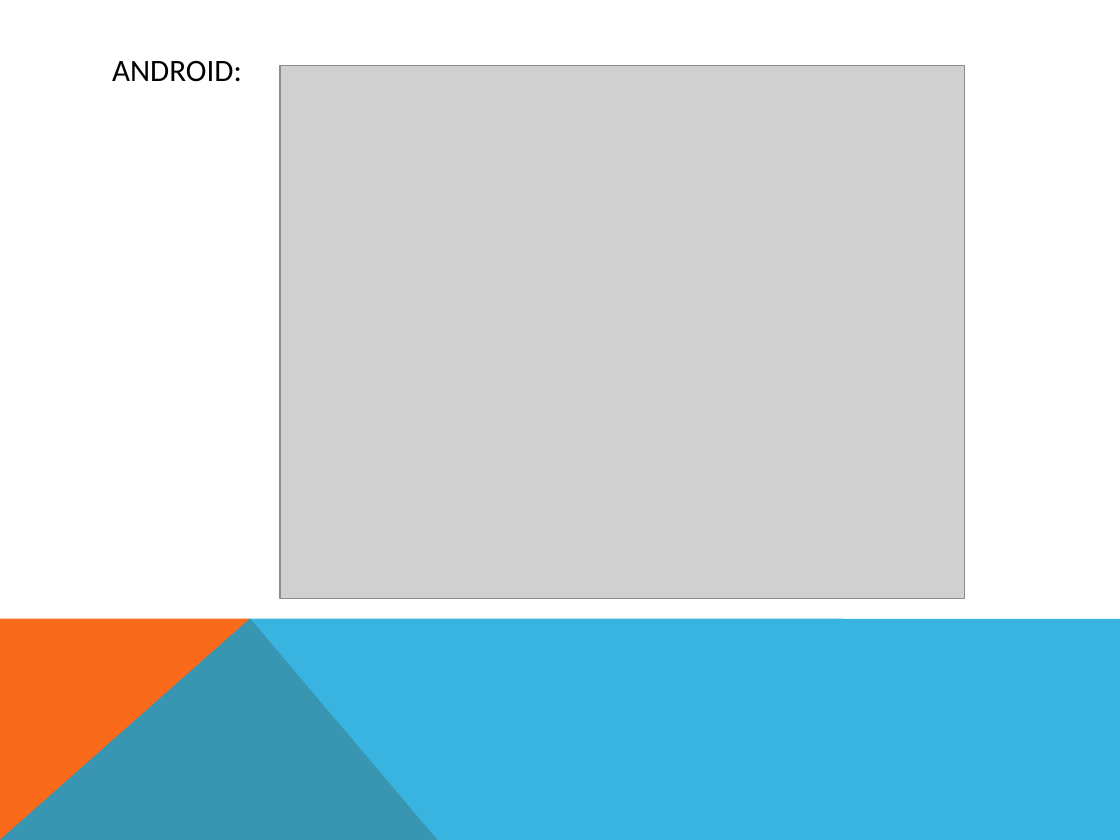
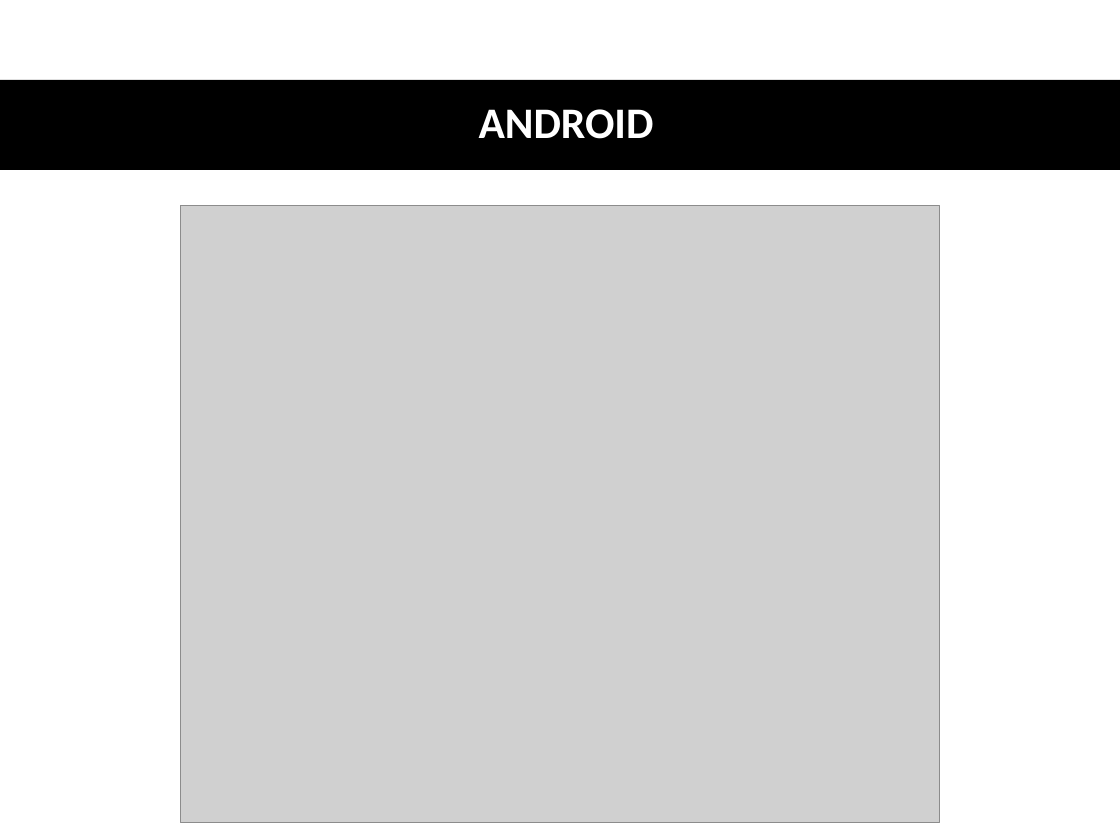
Before and after one commit to LuanPham97/NhapMonCNPM, a slide deck: slide 12 of Documents/Mockup Documents/Mockup.pptx (slide 14 before the commit). Drawn at 1120x840 pixels with LibreOffice and Linux fonts; fonts in the diff are those of the drawing; grey boxes stand for pictures. Boxes give left, top, right and bottom in pixels: in the first picture for what was removed or moved away, otherwise in the second. Text is boxed around its words. In the diff, an @@ line names an element or a change of style, - is before the commit and + after.

```diff
--- a/Documents/Mockup Documents/Mockup.pptx
+++ b/Documents/Mockup Documents/Mockup.pptx
@@ rectangle added at box(0, 80, 1120, 170), fill #000000 @@
@@ picture removed at box(280, 65, 964, 598) @@
@@ text at box(479, 109, 654, 139): text changed; size 20 to 28 pt; text colour #000000 to #FFFFFF; bold on @@
-ANDROID:
+ANDROID
@@ picture added at box(180, 205, 940, 822) @@
@@ freeform shape removed at box(0, 618, 438, 840) @@
@@ freeform shape removed at box(0, 618, 1120, 840) @@
```
Also in this commit, not shown: 2 slides added, 3 slides removed.
